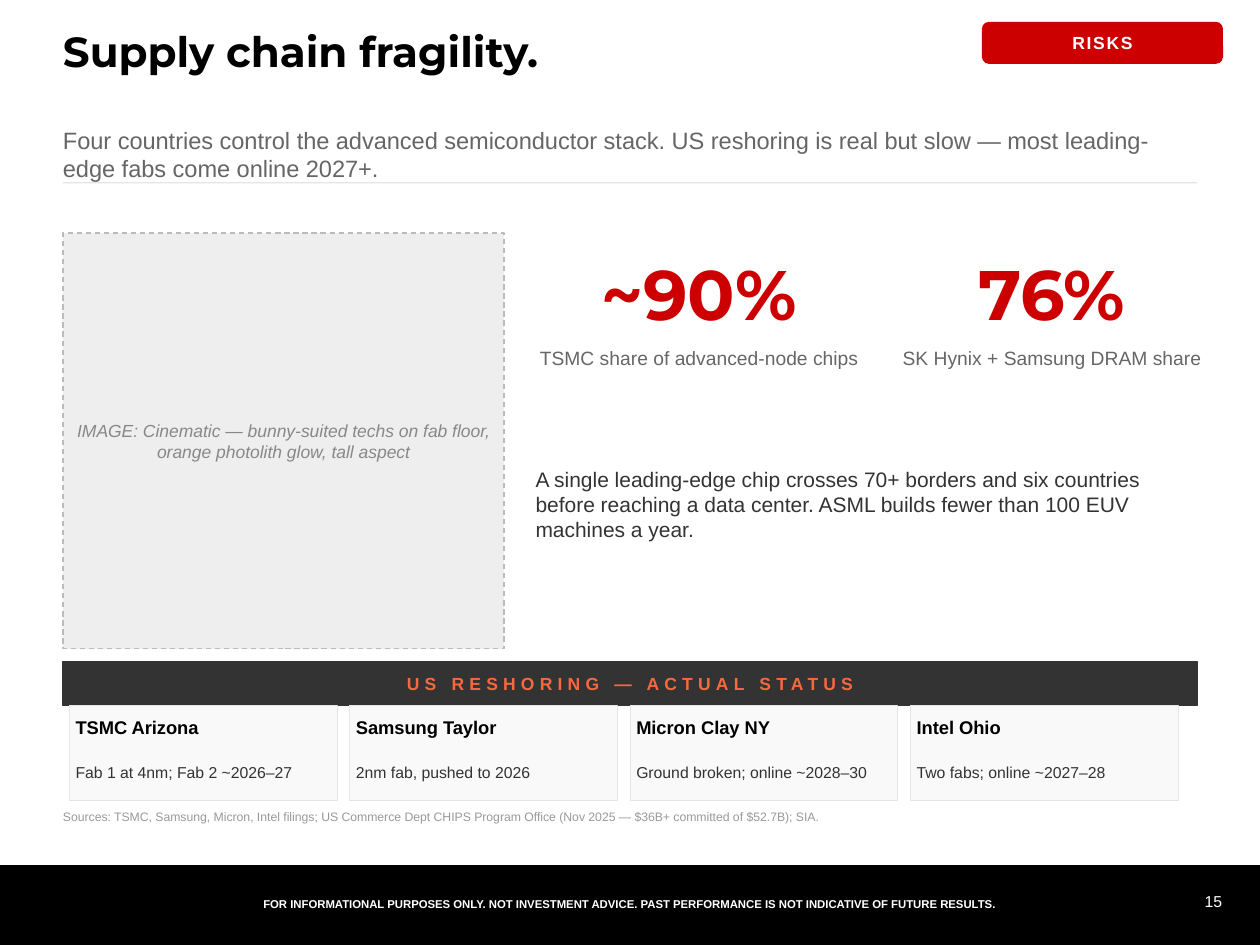
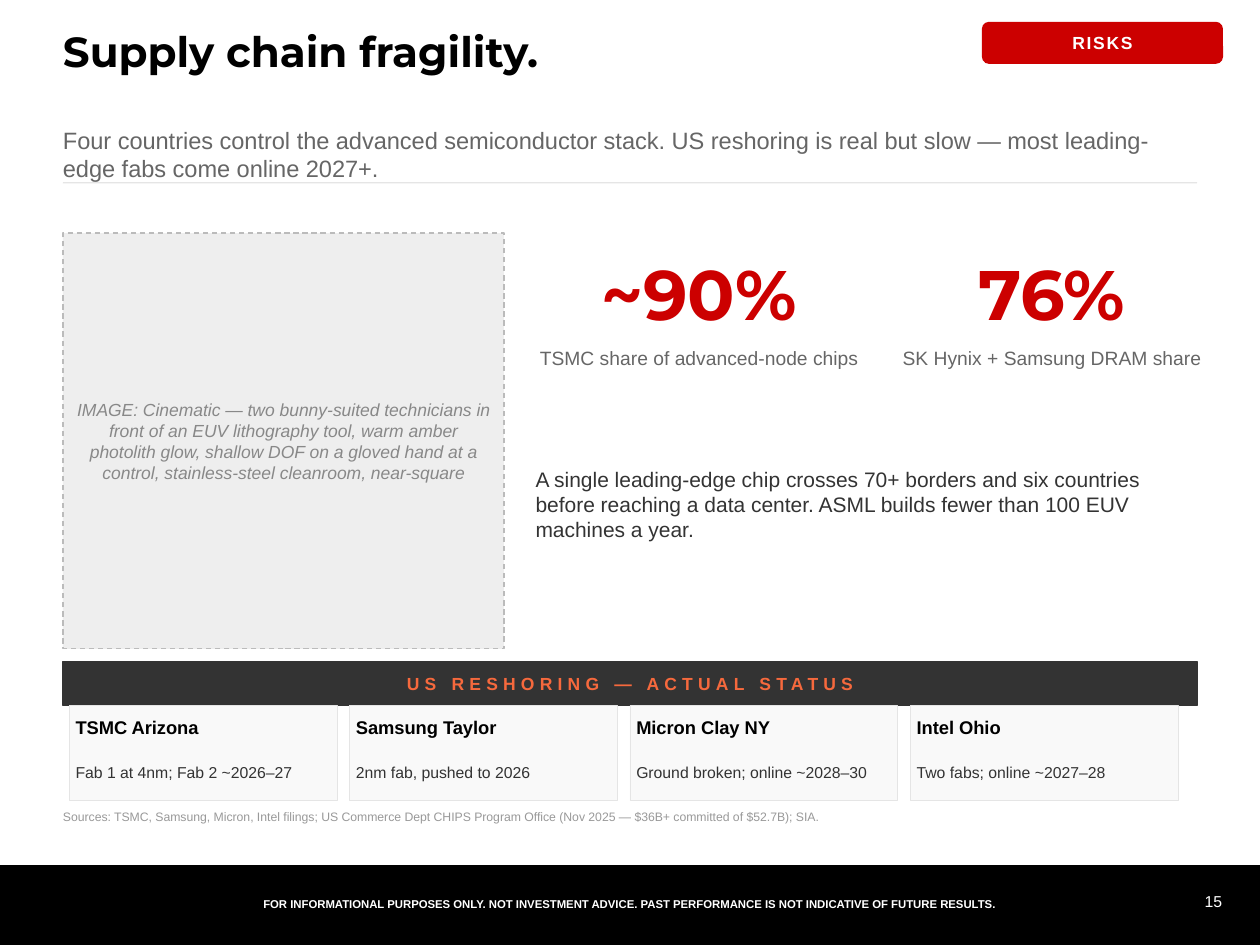
Before and after one commit to samuelcmcclellan-cell/ai-markets-deck, a slide deck: slide 15 of ai-markets-deck.pptx. Drawn at 1260x945 pixels with LibreOffice and Linux fonts; fonts in the diff are those of the drawing. Boxes give left, top, right and bottom in pixels: in the first picture for what was removed or moved away, otherwise in the second. Text is boxed around its words. In the diff, an @@ line names an element or a change of style, - is before the commit and + after.

```diff
--- a/ai-markets-deck.pptx
+++ b/ai-markets-deck.pptx
@@ text at [77, 403, 491, 483]: text changed @@
-IMAGE: Cinematic — bunny-suited techs on fab floor, orange photolith glow, tall aspect
+IMAGE: Cinematic — two bunny-suited technicians in front of an EUV lithography tool, warm amber photolith glow, shallow DOF on a gloved hand at a control, stainless-steel cleanroom, near-square
```
Also in this commit, not shown: 7 other slides changed, 10 other files.
